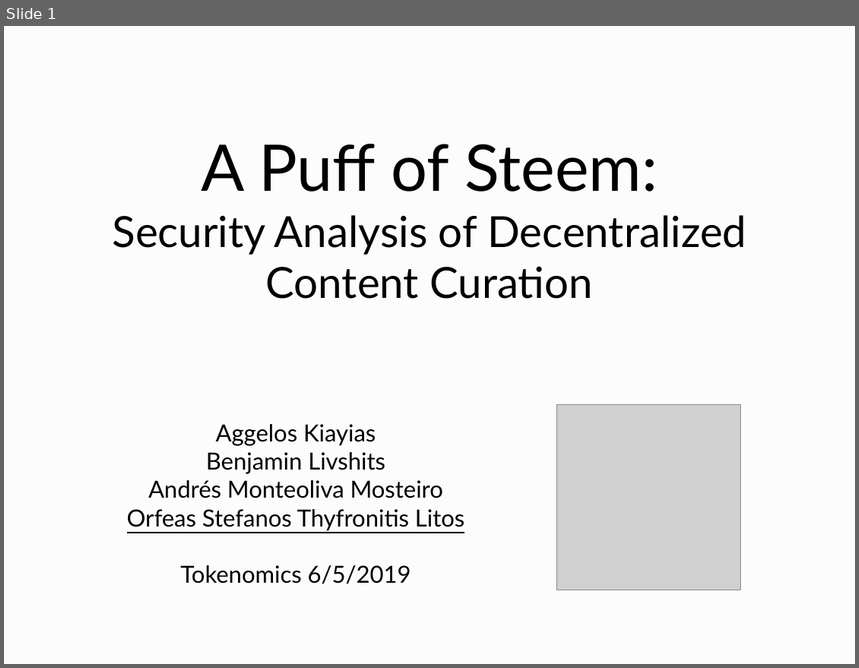
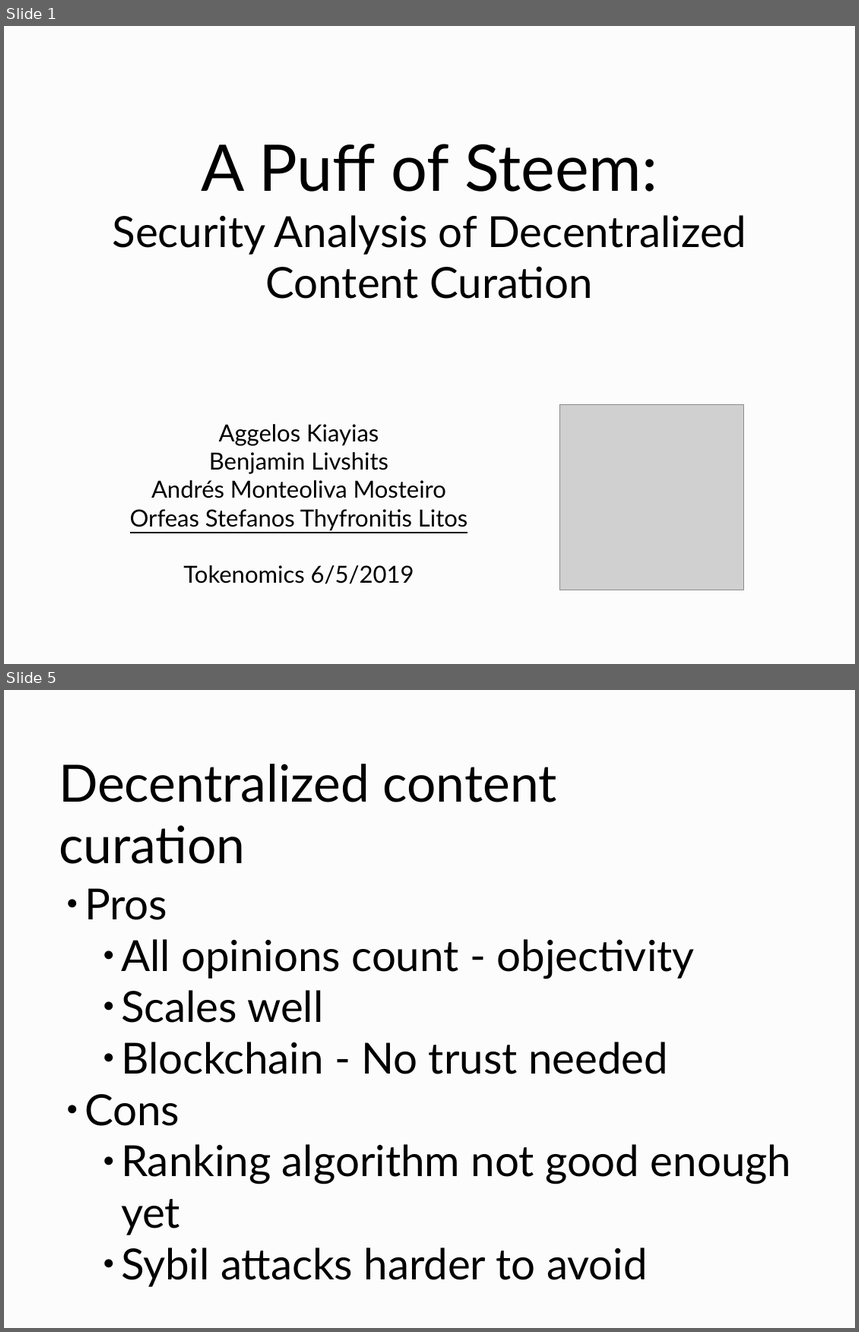
Before and after one commit to curationTeam/fairPostOrdering, a slide deck: slides/slides.odp. Shown one above the other, each under a label of ours: slide 1 before the commit, slides 1 and 5 after it; the slides between them are not shown. The pictures are 859x668 and 859x1332 pixels, drawn with LibreOffice and Linux fonts; fonts in the diff are those of the drawing; grey boxes stand for pictures. Boxes give left, top, right and bottom in pixels: in the first picture for what was removed or moved away, otherwise in the second. Text is boxed around its words. In the diff, an @@ line names an element or a change of style, - is before the commit and + after.

```diff
--- a/slides/slides.odp
+++ b/slides/slides.odp
@@ slide 5 added at (4, 690, 855, 1328), background #FCFCFC @@
@@ title added at (59, 764, 557, 864), 48 pt, text #000000 @@
+Decentralized content
+curation
@@ text added at (85, 888, 791, 1287), 40 pt, text #000000 @@
+● Pros
+    ● All opinions count - objectivity
+    ● Scales well
+    ● Blockchain - No trust needed
+● Cons
+    ● Ranking algorithm not good enough yet
+    ● Sybil attacks harder to avoid
@@ slide 1 changed as well @@
@@ picture: place and size @@
-picture at (557, 405, 741, 591)
+picture at (560, 405, 744, 591)
@@ text "Aggelos Kiayias": place and size @@
-text "Aggelos Kiayias" at (127, 424, 465, 585)
+text "Aggelos Kiayias" at (130, 424, 468, 585)
```
Also in this commit, not shown: 19 other slides added, 1 slide removed.
